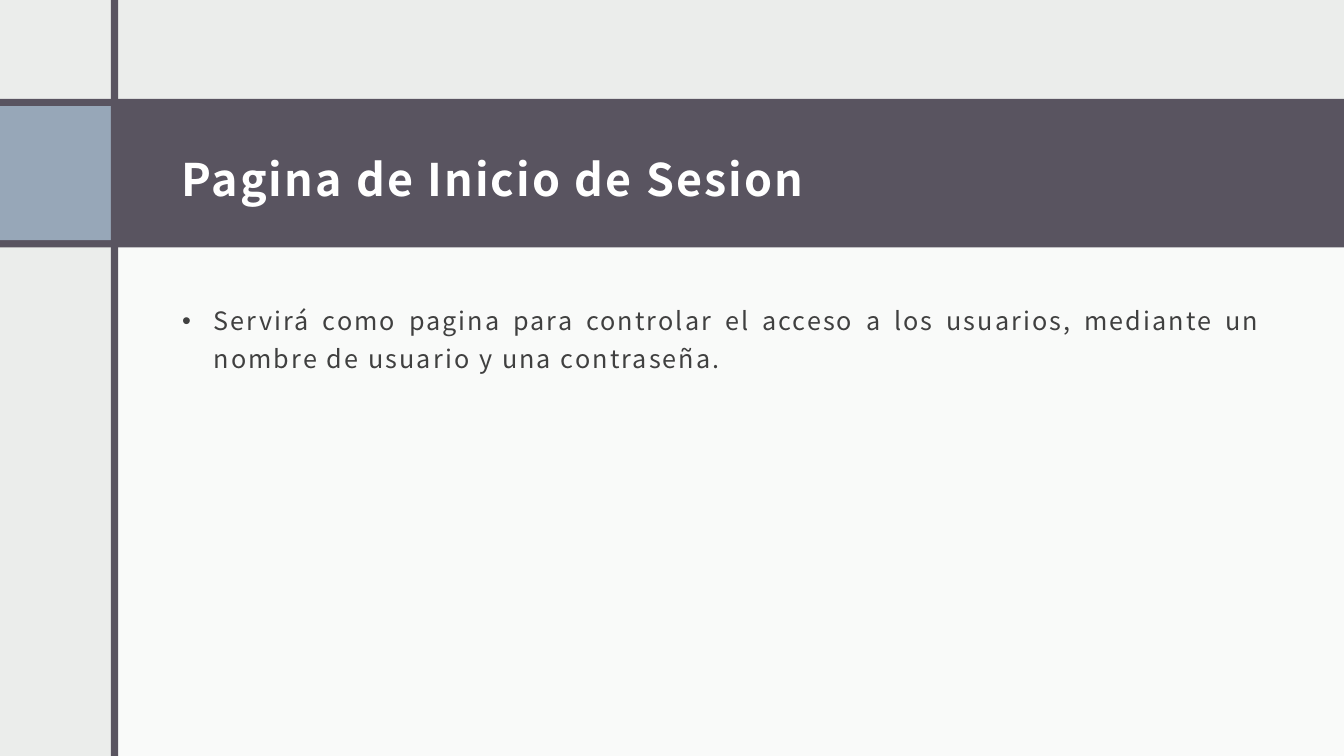
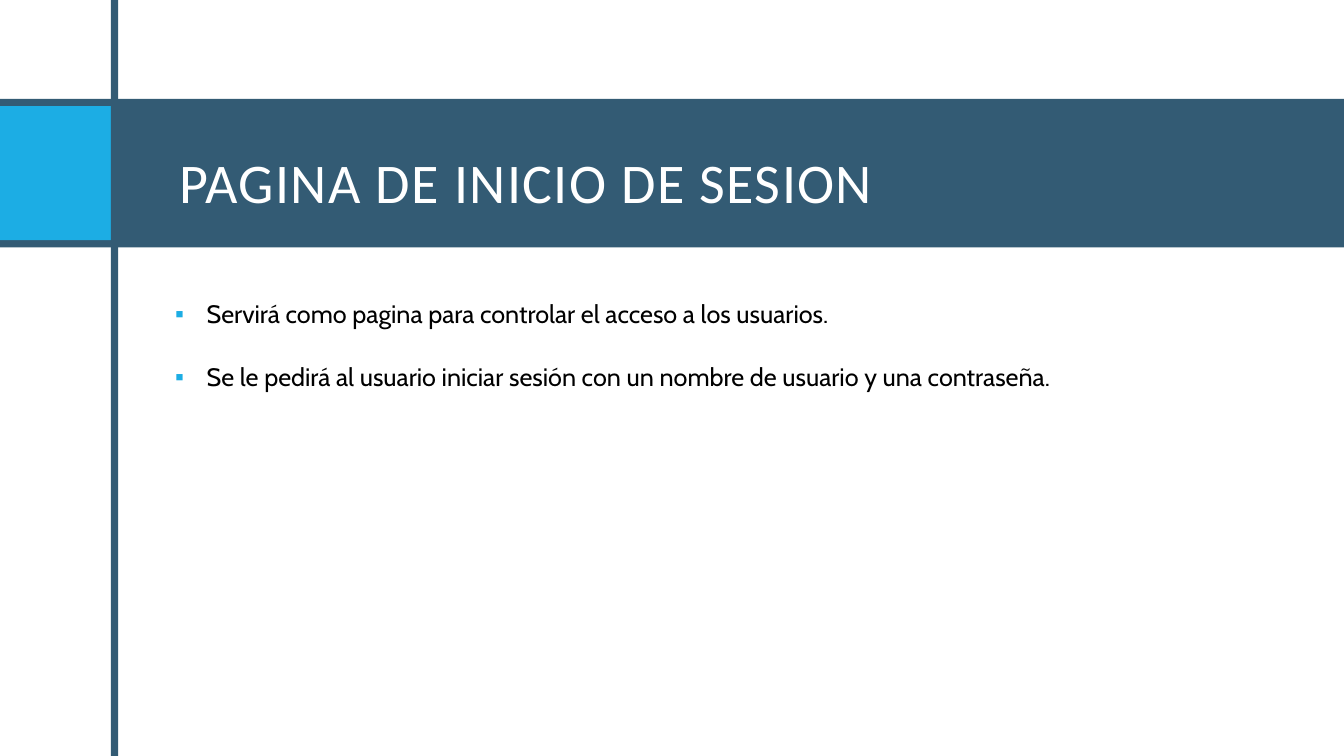
Before and after one commit to Santiago-004/proyecto, a slide deck: slide 30 of Proyecto.pptx (slide 29 before the commit). Drawn at 1344x756 pixels with LibreOffice and Linux fonts; fonts in the diff are those of the drawing. Boxes give left, top, right and bottom in pixels: in the first picture for what was removed or moved away, otherwise in the second. Text is boxed around its words. In the diff, an @@ line names an element or a change of style, - is before the commit and + after.

```diff
--- a/Proyecto.pptx
+++ b/Proyecto.pptx
@@ background #EBEDEB to #FFFFFF @@
@@ rectangle removed at box(0, 0, 1344, 756) @@
@@ rectangle at box(111, 1, 118, 756): fill #595460 to #335B74 @@
@@ rectangle removed at box(513, 1, 520, 756) @@
@@ rectangle removed at box(520, 0, 1344, 756) @@
@@ rectangle at box(0, 99, 1344, 247): fill #595460 to #335B74 @@
@@ rectangle at box(0, 106, 111, 240): fill #97A7B8 to #1CADE4 @@
@@ title at box(179, 166, 872, 204): text changed; size 32 to 40 pt; font Noto Sans CJK JP to Calibri; bold off @@
-Pagina de Inicio de Sesion
+PAGINA DE INICIO DE SESION
@@ text at box(207, 304, 1050, 392): text changed; font Noto Sans CJK JP to Cabin; text colour #404040 to #000000 @@
-• Servirá como pagina para controlar el acceso a los usuarios, mediante un nombre de usuario y una contraseña.
+▪ Servirá como pagina para controlar el acceso a los usuarios.
+▪ Se le pedirá al usuario iniciar sesión con un nombre de usuario y una contraseña.
```
Also in this commit, not shown: 31 other slides changed, 11 slides added, 2 slides removed, 2 other files.
